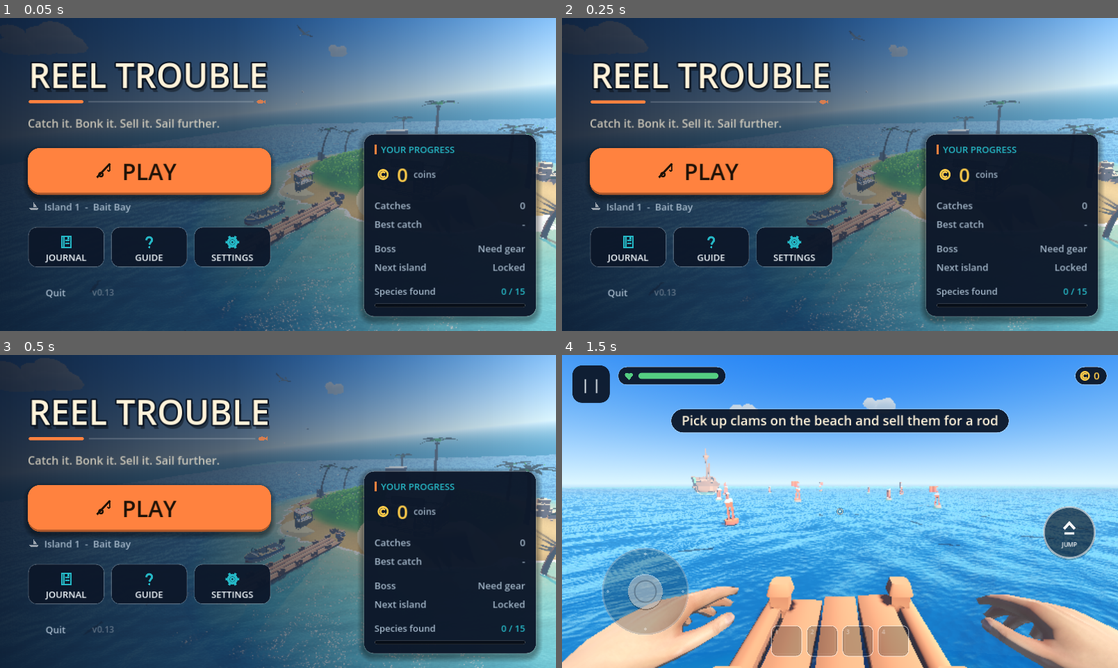
Above: before the commit, frames 1-4 (two rows, left to right).
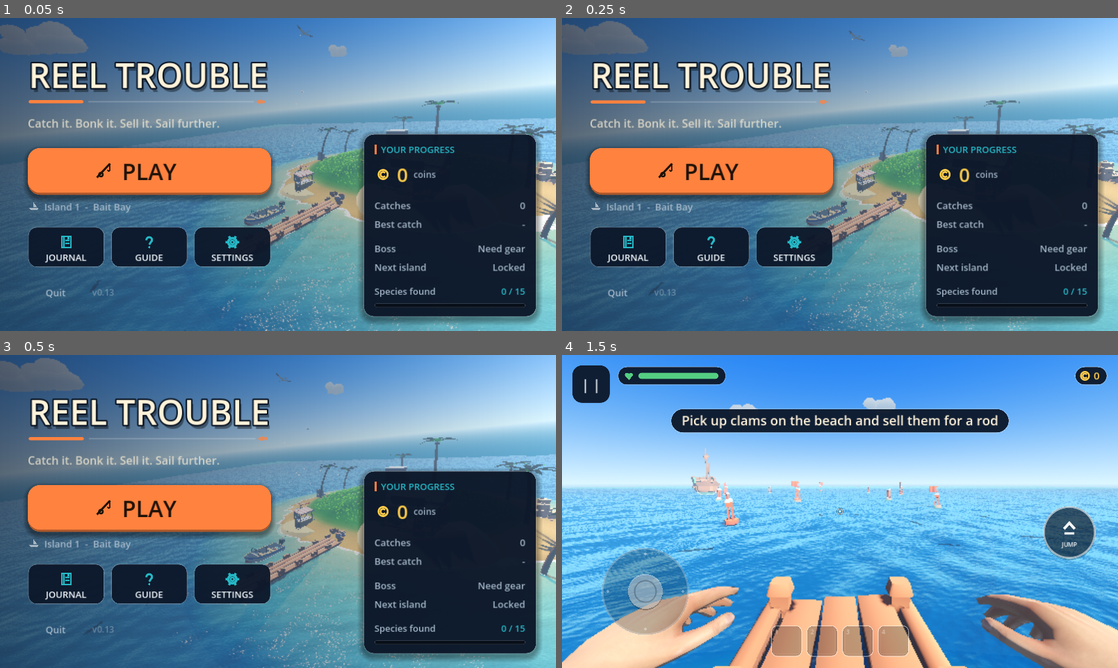
Above: after the commit, the same moments.

Repository: Max1081018/open_code
Game: Godot game, scene res://game.tscn
The game is run twice, just before and just after one commit, with the same random seed, the same clock (stepped at 60 frames per second) and the same inputs.
Inputs:
- Up to frame 1 (0.05 s): no input
- Up to frame 2 (0.25 s): no input
- Up to frame 3 (0.5 s): no input
- Up to frame 4 (1.5 s): click "PLAY" at 0.5 s; click "START FISHING" at 1.25 s

The runs differ from the first frame. In frame 1, 55% of the frame differs, in the area x 0-79%, y 0-100%; in frame 2, 55%; in frame 3, 55%; in frame 4, nothing differs.

Commit message:
Buy rods from the shop's own rack, and let the daylight back into the menu
Rod rack
  My first two attempts at this were bad and the screenshots said so: four
  rod models floating in mid-air across the room, then the same four standing
  upright through the ceiling. The shop interior already has a wall rack of
  five rods modelled into it, so that is the counter now - one pick box over
  the rack offering whichever rod is next, and no new models in a room that
  was already full. Verified by aiming at it: "Lakewood Rod / BUY", and
  buying takes 600 coins to 480 and records the rod.

  The weapon-shop autotest now honours --pitch, so the rack can be aimed at
  from a test, and the suite has a case that does exactly that.

Menu
  The redesign's scrim was dark enough to turn a sunny island into dusk.
  Lightened from 0.86 to 0.62 at the top; the title carries its own shadow
  and outline, so it stays perfectly readable over bright water.

Co-Authored-By: Claude Opus 5 <noreply@anthropic.com>
Claude-Session: https://claude.ai/code/session_019FPN93SDKwisezCSut5tqW

Diff:
--- a/fishing/game.gd
+++ b/fishing/game.gd
@@ -285,6 +285,8 @@
 # a bite sooner and holds a fish that fights. One purchase, one visible thing.
 var coins := 0
 var rod_level := 0              # which of ROD_TIERS you own
+const ROD_IDS := ["", "rod_wood", "rod_carbon", "rod_gold", "rod_crystal"]
+var rod_rack: StaticBody3D      # the shop's wall rack, where rods are bought
 var seen_help := false
 
 # --- Weapons -------------------------------------------------------------------
@@ -675,6 +677,7 @@
 		coins -= price
 		owned_weapons.append(id)
 		rod_level = tier
+		_sync_rod_rack()
 		_build_rod_visual()
 		_play("coins")
 		_flash("New rod: %s" % rod_tier_name())
@@ -1023,7 +1026,7 @@
 				# Stand at the counter looking at the stock.
 				player.position = Vector3(SHOP_POS.x + 0.2, shop_floor_y + 0.3, SHOP_POS.z - 0.9)
 				cam_yaw = 1.68 if test_yaw == PI else test_yaw   # toward the first display stand
-				cam_pitch = -0.17
+				cam_pitch = -0.17 if test_pitch <= -90.0 else test_pitch
 			_: _go_main_menu()
 	else:
 		_go_main_menu()
@@ -2289,6 +2292,20 @@
 	return l
 
 
+## Point the shop's rod rack at whichever rod you could buy next, or switch it
+## off once you own the best one.
+func _sync_rod_rack() -> void:
+	if rod_rack == null:
+		return
+	var nxt := rod_level + 1
+	if nxt >= ROD_IDS.size() or str(ROD_IDS[nxt]) == "":
+		rod_rack.collision_layer = 0
+		rod_rack.set_meta("weapon_id", "")
+		return
+	rod_rack.collision_layer = WEAPON_LAYER
+	rod_rack.set_meta("weapon_id", str(ROD_IDS[nxt]))
+
+
 ## A wooden display stand with collision; returns the height of its top.
 func _pedestal(pos: Vector3) -> float:
 	var b := MeshInstance3D.new()
@@ -2346,6 +2363,8 @@
 	var z0 := walls.position.z + 0.30
 	var z1 := walls.end.z - 0.30
 	var cx := (x0 + x1) * 0.5
+	if OS.get_environment("PLACEDBG") != "":
+		print("PLACEDBG shop x=%.2f..%.2f z=%.2f..%.2f floor=%.2f" % [x0, x1, z0, z1, floor_y])
 	shop_floor_y = floor_y
 	shop_door_z = walls.position.z
 
@@ -2376,12 +2395,26 @@
 	# The best of the lot, mounted on the side wall above the stands.
 	_add_weapon_display("axe_A", Vector3(x0 + 0.08, floor_y + 1.55, z0 + 1.05), Vector3(0, PI * 0.5, 0), 0.50)
 	_add_weapon_display("rod", Vector3(x1 - 0.14, floor_y + 1.05, z0 + 1.05), Vector3(0, PI * 0.5, 0), 0.38)
-	# The rod rack along the back wall: the four you work your way up to, in
-	# order, so you can see what you are saving for.
-	for i in 4:
-		_add_weapon_display(["rod_wood", "rod_carbon", "rod_gold", "rod_crystal"][i],
-			Vector3(cx - 0.72 + 0.48 * float(i), floor_y + 1.02, z1 - 0.16),
-			Vector3(0, PI, 0), 0.38)
+	# The shop already has a wall rack of rods in it, so that is what you buy
+	# from: one pick box over the rack, offering whichever rod is next. Adding
+	# four more rod models to a room this full only made a mess of it.
+	var rack := shop_building.find_children("RodRack", "MeshInstance3D", true, false)
+	if not rack.is_empty():
+		var rm := rack[0] as MeshInstance3D
+		var rbox: AABB = rm.global_transform * rm.mesh.get_aabb()
+		rod_rack = StaticBody3D.new()
+		rod_rack.collision_layer = WEAPON_LAYER
+		rod_rack.collision_mask = 0
+		var rcol := CollisionShape3D.new()
+		var rshape := BoxShape3D.new()
+		rshape.size = rbox.size + Vector3(0.12, 0.12, 0.30)
+		rcol.shape = rshape
+		rod_rack.add_child(rcol)
+		rod_rack.position = rbox.get_center()
+		add_child(rod_rack)
+		_sync_rod_rack()
+		if OS.get_environment("PLACEDBG") != "":
+			print("PLACEDBG rack at %s size %s" % [rbox.get_center(), rbox.size])
 	# Boat key and sea chart on a little table in the middle of the room.
 	var t5 := _pedestal(Vector3(cx, floor_y, z0 + 1.75))
 	_add_weapon_display("boat_key", Vector3(cx - 0.12, t5, z0 + 1.68), Vector3(0, 0.5, 0), 1.45)
--- a/fishing/menu_ui.gd
+++ b/fishing/menu_ui.gd
@@ -144,9 +144,9 @@
 	shade.set_anchors_preset(Control.PRESET_FULL_RECT)
 	shade.mouse_filter = Control.MOUSE_FILTER_IGNORE
 	var grad := Gradient.new()
-	grad.set_color(0, Color(0.02, 0.06, 0.13, 0.86))
+	grad.set_color(0, Color(0.02, 0.06, 0.13, 0.62))
 	grad.set_color(1, Color(0.02, 0.06, 0.13, 0.0))
-	grad.add_point(0.42, Color(0.02, 0.06, 0.13, 0.62))
+	grad.add_point(0.42, Color(0.02, 0.06, 0.13, 0.34))
 	var gt := GradientTexture2D.new()
 	gt.gradient = grad
 	gt.fill_from = Vector2(0, 0)
